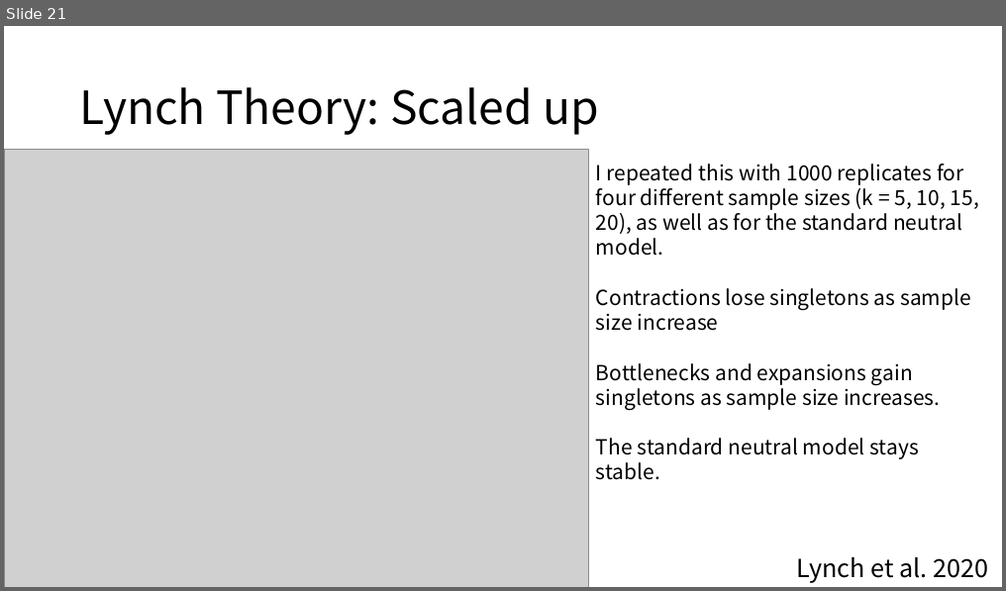
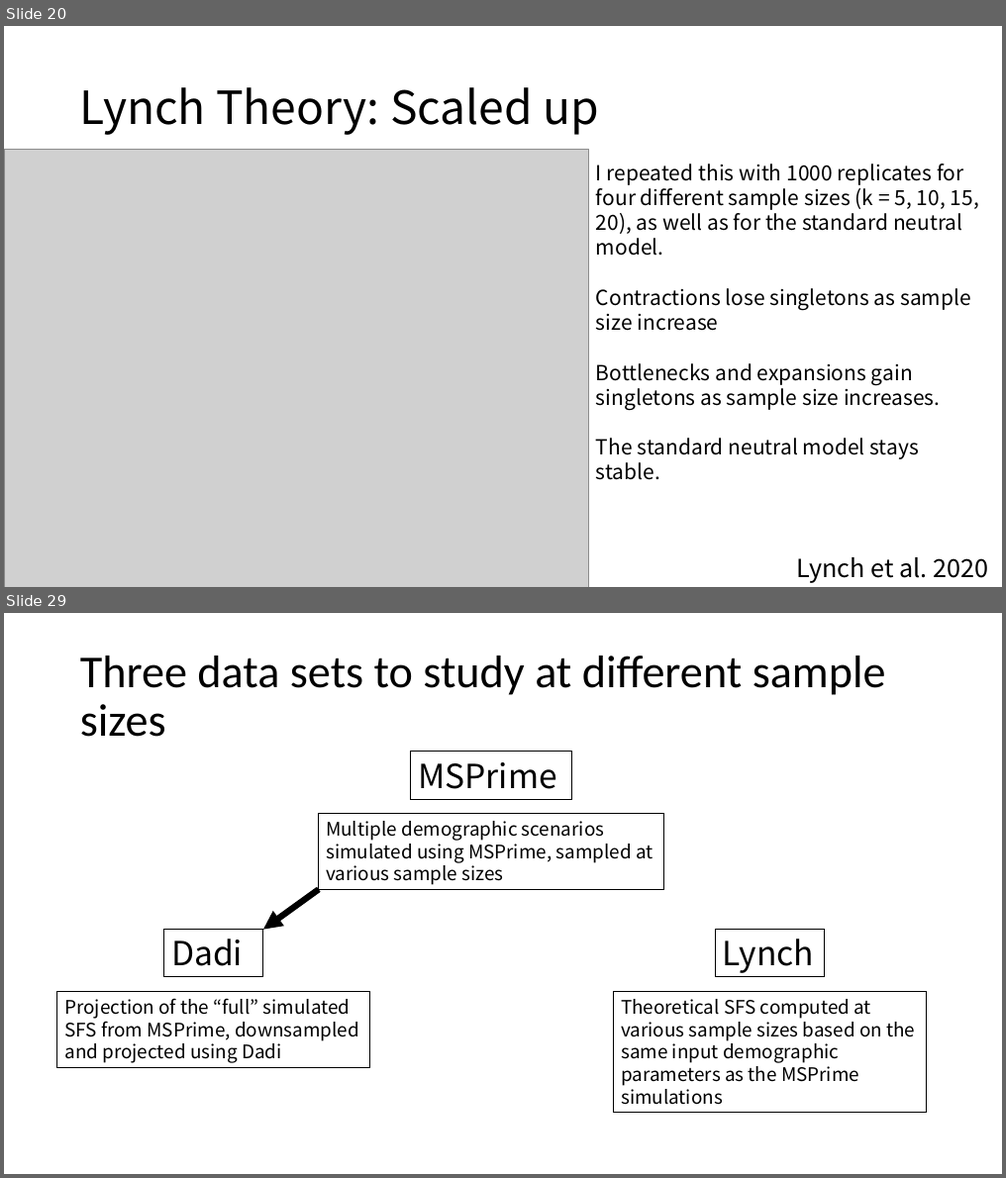
Before and after one commit to jon-mah/sample_size_demography, a slide deck: Summary/20250626_lab_meeting.pptx. Shown one above the other, each under a label of ours: slide 21 before the commit, slides 20 and 29 after it; the slides between them are not shown. The pictures are 1006x591 and 1006x1178 pixels, drawn with LibreOffice and Linux fonts; fonts in the diff are those of the drawing; grey boxes stand for pictures. Boxes give left, top, right and bottom in pixels: in the first picture for what was removed or moved away, otherwise in the second. Text is boxed around its words. In the diff, an @@ line names an element or a change of style, - is before the commit and + after.

Commit message:
dadi simulations script

```diff
--- a/Summary/20250626_lab_meeting.pptx
+++ b/Summary/20250626_lab_meeting.pptx
@@ slide 29 added at bbox=[4, 613, 1002, 1174], background #FFFFFF @@
@@ title added at bbox=[80, 656, 886, 737], 44 pt, text #000000 @@
+Three data sets to study at different sample sizes
@@ rectangle added at bbox=[411, 752, 571, 799], outline #000000 0.75 pt, 32 pt, text #000000 @@
+MSPrime
@@ rectangle added at bbox=[319, 814, 663, 890], outline #000000 0.75 pt, 18 pt, text #000000 @@
+Multiple demographic scenarios simulated using MSPrime, sampled at various sample sizes
@@ arrow added from (319, 889) to (263, 930), #000000 6 pt @@
@@ rectangle added at bbox=[164, 930, 263, 977], outline #000000 0.75 pt, 32 pt, text #000000 @@
+Dadi
@@ rectangle added at bbox=[715, 930, 826, 977], outline #000000 0.75 pt, 32 pt, text #000000 @@
+Lynch
@@ rectangle added at bbox=[57, 992, 369, 1067], outline #000000 0.75 pt, 18 pt, text #000000 @@
+Projection of the “full” simulated SFS from MSPrime, downsampled and projected using Dadi
@@ rectangle added at bbox=[614, 992, 927, 1113], outline #000000 0.75 pt, 18 pt, text #000000 @@
+Theoretical SFS computed at various sample sizes based on the same input demographic parameters as the MSPrime simulations
@@ what was slide 21 is now slide 20 @@
```
Also in this commit, not shown: 5 slides changed, 35 other slides added, 2 slides removed, 5 other files.
